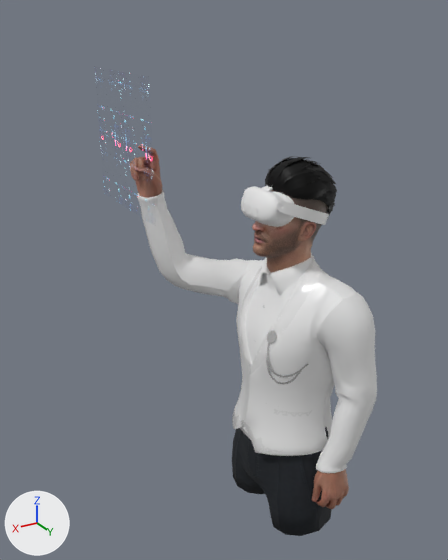
An edit to the glTF model public/desktop_pc/scene.gltf, drawn before and after from the same camera.
The view is the same before and after, from a 50 mm lens placed at (7.62, 8.78, 9.3), pointed at (0.78, -2.62, 3.6). The axes (+X, +Y, +Z) are drawn at lower left. The lights are the same throughout. Where no turn or scale is listed for an object, it has been applied to the vertices. Vertices at the same position are counted once.
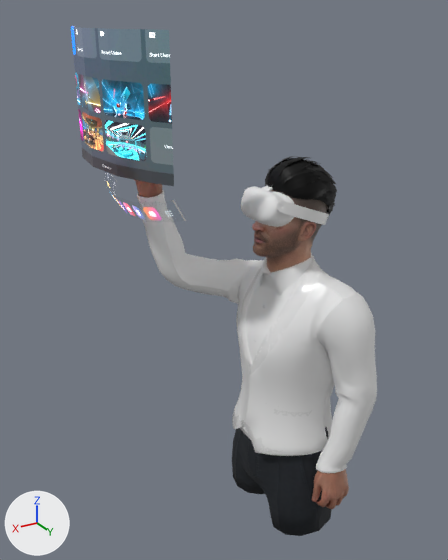
Where the change shows, as pixel boxes (x1, y1, x2, y2) in the pictures (448 x 560 px):
'mesh_646.001', reshaped
    before: (95, 73, 377, 536)
    after: (71, 26, 377, 536)
part 1 of me_mesh_646_001, added (blue)
    after: (71, 26, 174, 186)
part 2 of me_mesh_646_001, added
    after: (106, 173, 186, 221)
part 3 of me_mesh_646_001, deleted
    before: (245, 213, 308, 384)
part 4 of me_mesh_646_001, deleted
    before: (95, 73, 155, 209)

Edits to the bpy script that builds the scene:
```text
Add img_02:
    img_02 = load_image('02', '02.png', 3508, 2480, 'sRGB')
Add img_02_001:
    img_02_001 = load_image('02.001', '02-1.png', 3508, 2480, 'sRGB')
Add img_01:
    img_01 = load_image('01', '01.png', 3508, 2480, 'sRGB')
Change mat_sci_fi_glass:
    remove # nodes: BsdfPrincipled, Mapping x2, OutputMaterial, TexImage x2, UVMap x2
    remove # uses the picture img_1486095311510227
    remove # uses the picture img_1486095311510227_1486095311510227_jpg
    nodes: BsdfPrincipled, OutputMaterial, TexImage x2
    uses the picture img_01
Add mat_sci_fi_glass_001:
    mat_sci_fi_glass_001 = bpy.data.materials.new('Sci-fi glass.001')
    # uses the picture img_02
    # uses the picture img_02_001
Change me_mesh_646_001:
    used by ob_mesh_646_001; location = (0.0, 0.0, 0.0)
    remove me_mesh_646_001.from_pydata(...)  # 9909 vertices, 15978 faces; spans x -1.43..2.62, y -5.13..0.77, z -2.34..8.23
    add me_mesh_646_001.from_pydata(...)  # 9007 vertices, 14333 faces; spans x -1.43..3.34, y -5.98..0.77, z -2.34..9.05
    me_mesh_646_001 part 1: a new loose piece of 14 vertices spanning x 2.61..3.34, y -5.98..-1.38, z 6.15..9.05, in mat_sci_fi_glass
    me_mesh_646_001 part 2: a new loose piece of 14 vertices spanning x 2.13..2.9, y -5.51..-1.84, z 5.19..5.94, in mat_sci_fi_glass_001
    me_mesh_646_001 part 3: 11 loose pieces with 523 vertices, spanning x 0.11..0.79, y -2.09..-0.21, z 1.78..5.9, are deleted
    me_mesh_646_001 part 4: 406 vertices removed from x -1.04..2.62, y -5.13..-0.79, z 3.62..8.23
    add me_mesh_646_001.materials.append(mat_sci_fi_glass_001)
```
